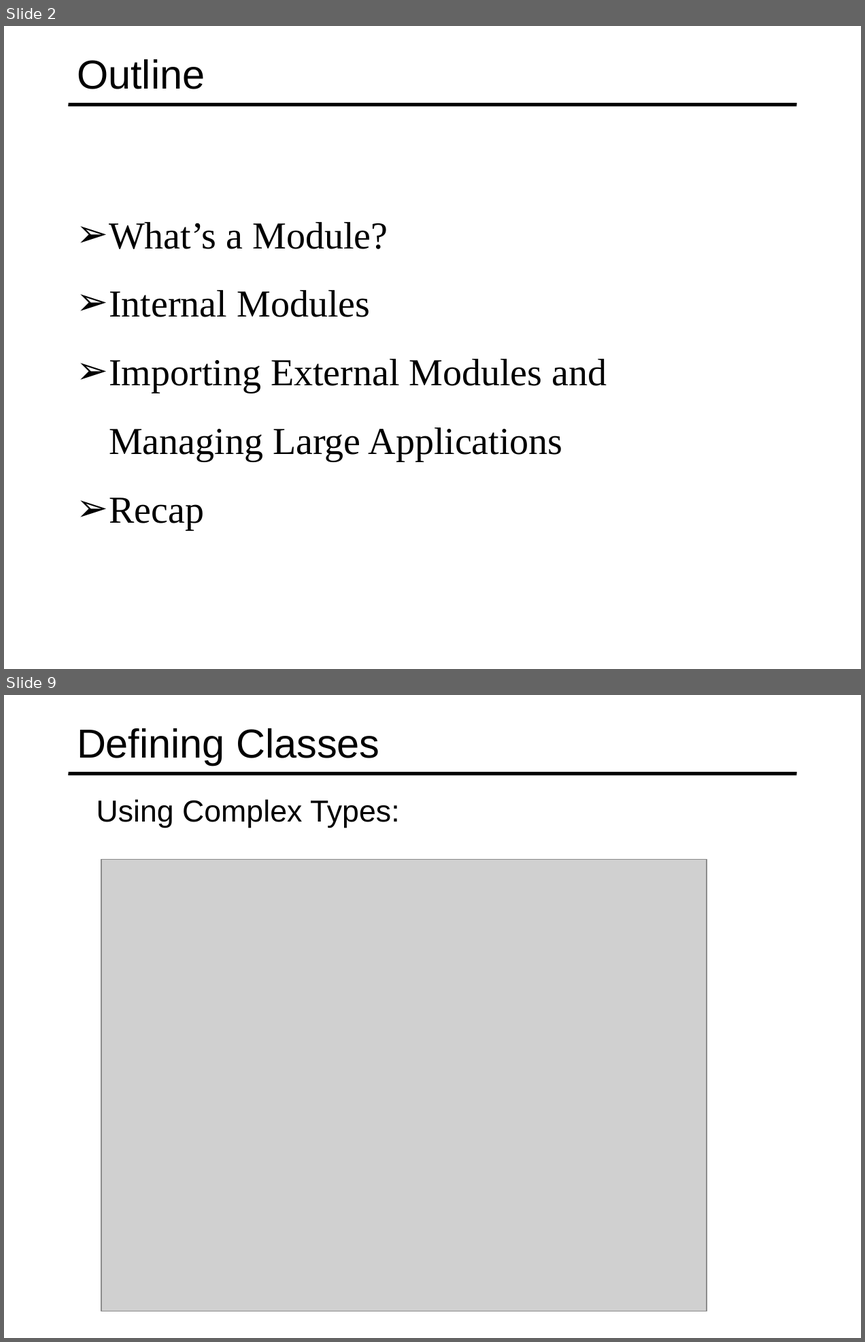
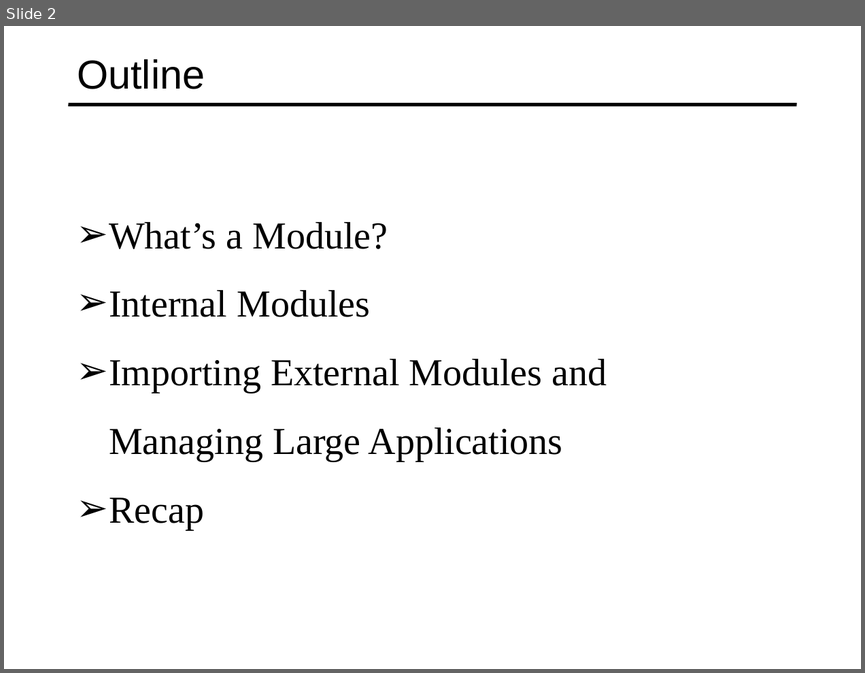
Before and after one commit to specter01wj/Jago_Link_Training, a slide deck: Angular/Angular7/TypeScript Fundamentals/4.Modules/L4_Modules.ppt. Shown one above the other, each under a label of ours: slides 2 and 9 before the commit, slide 2 after it; the slides between them are not shown. The pictures are 865x1342 and 865x673 pixels, drawn with LibreOffice and Linux fonts; fonts in the diff are those of the drawing; grey boxes stand for pictures. Boxes give left, top, right and bottom in pixels: in the first picture for what was removed or moved away, otherwise in the second. Text is boxed around its words. In the diff, an @@ line names an element or a change of style, - is before the commit and + after.

```diff
--- a/Angular/Angular7/TypeScript Fundamentals/4.Modules/L4_Modules.ppt
+++ b/Angular/Angular7/TypeScript Fundamentals/4.Modules/L4_Modules.ppt
@@ slide 9 removed at (4,695,861,1338), background #FFFFFF; not listed: 1 template element that a slide beside it also shows @@
@@ title removed at (77,728,379,764) @@
-Defining Classes
@@ text removed at (96,799,400,828) @@
-  Using Complex Types:
@@ picture removed at (101,859,706,1310) @@
```
Also in this commit, not shown: 1 slide changed, 14 slides added, 20 other slides removed, 15 other files.
